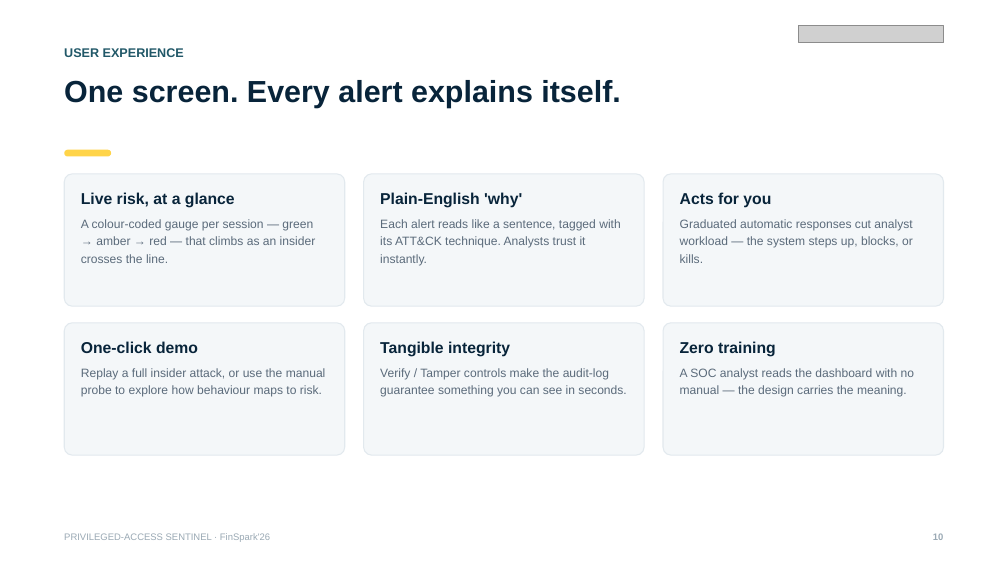
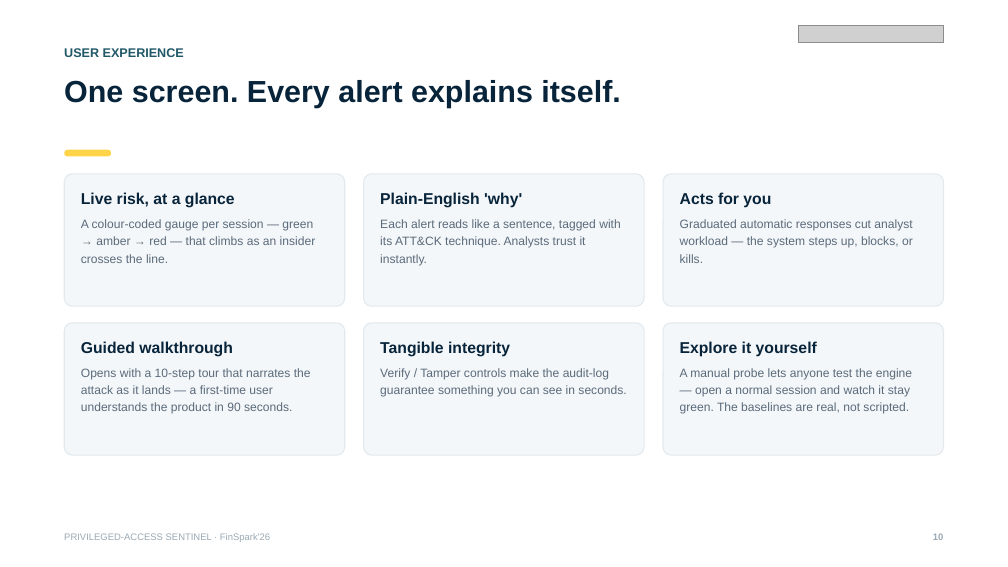
Before and after one commit to KanurkarPrateek/finspark26, a slide deck: slide 10 of FinSpark26_PrivilegedAccessSentinel.pptx. Drawn at 1008x567 pixels with LibreOffice and Linux fonts; fonts in the diff are those of the drawing; grey boxes stand for pictures. Boxes give left, top, right and bottom in pixels: in the first picture for what was removed or moved away, otherwise in the second. Text is boxed around its words. In the diff, an @@ line names an element or a change of style, - is before the commit and + after.

```diff
--- a/FinSpark26_PrivilegedAccessSentinel.pptx
+++ b/FinSpark26_PrivilegedAccessSentinel.pptx
@@ text at [81, 341, 311, 414]: text changed @@
-One-click demo
-Replay a full insider attack, or use the manual probe to explore how behaviour maps to risk.
+Guided walkthrough
+Opens with a 10-step tour that narrates the attack as it lands — a first-time user understands the product in 90 seconds.
@@ text at [680, 341, 912, 414]: text changed @@
-Zero training
-A SOC analyst reads the dashboard with no manual — the design carries the meaning.
+Explore it yourself
+A manual probe lets anyone test the engine — open a normal session and watch it stay green. The baselines are real, not scripted.
```
Also in this commit, not shown: 2 other slides changed, 8 other files.
